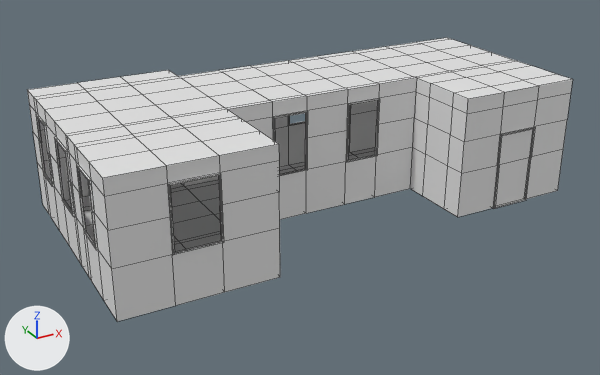
The Blender file cod building.blend: old version first, new version second.
Camera for both pictures: a 50 mm camera at (-16.7, -29.4, 17.5) aimed at (-0.7, -0.3, 3.0). The lights are fixed; the arrows at lower left show +X, +Y and +Z. Mesh edges are drawn as thin lines.
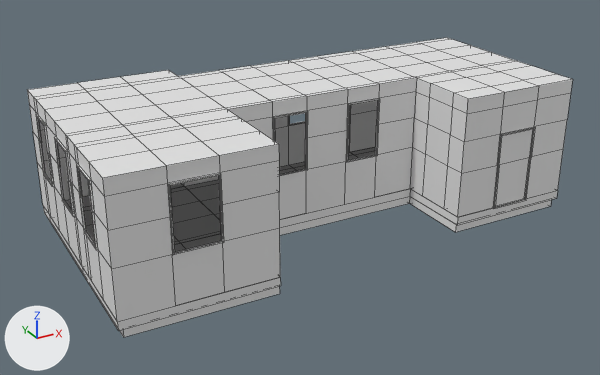
Diff of the bpy script that builds the scene:
```diff
--- a/cod building.blend.py
+++ b/cod building.blend.py
@@ me_cube_003 @@
+me_cube_003.from_pydata(...)  # 28 vertices, 26 faces; spans x -10.3..10.3, y -5.3..5.3, z 1.3..1.7
@@ me_cube_002 @@
+me_cube_002.from_pydata(...)  # 28 vertices, 26 faces; spans x -10.5..10.5, y -5.4..5.4, z 1.7..2.0
@@ ob_base_001 @@
+ob_base_001 = bpy.data.objects.new('base.001', me_cube_003)
+ob_base_001.location = (0.0, 0.0, 0.0)
@@ ob_base @@
+ob_base = bpy.data.objects.new('base', me_cube_002)
+ob_base.location = (0.0, 0.0, 0.0)
```

Where the change shows, as pixel boxes (x1, y1, x2, y2) in the pictures (600 x 375 px):
'base', added: after (43, 148, 558, 331)
'base.001', added: after (120, 196, 551, 337)
